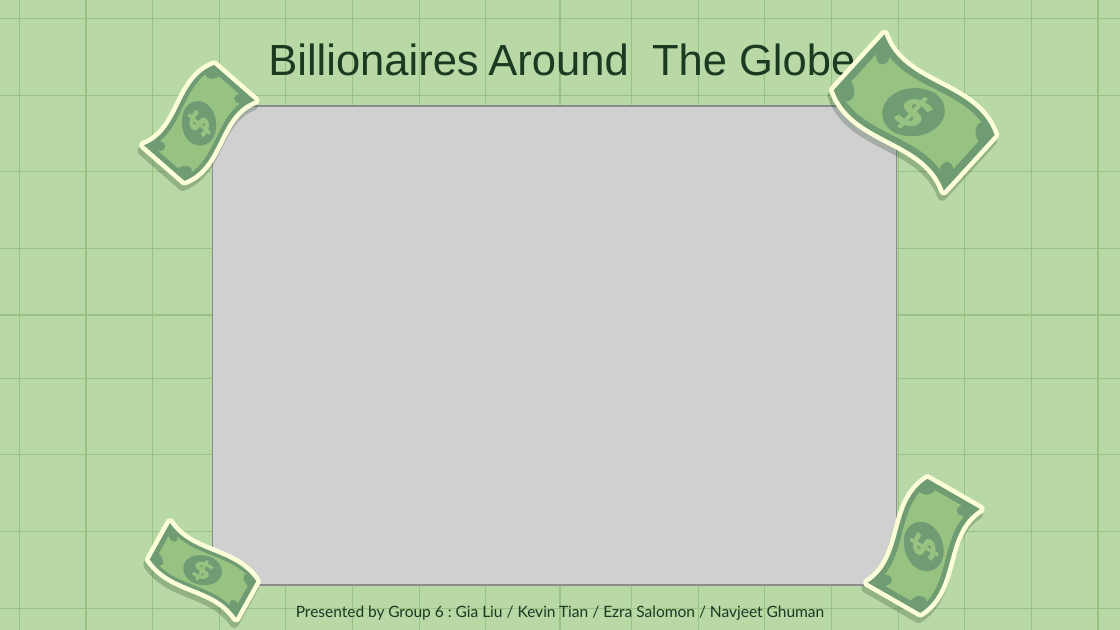
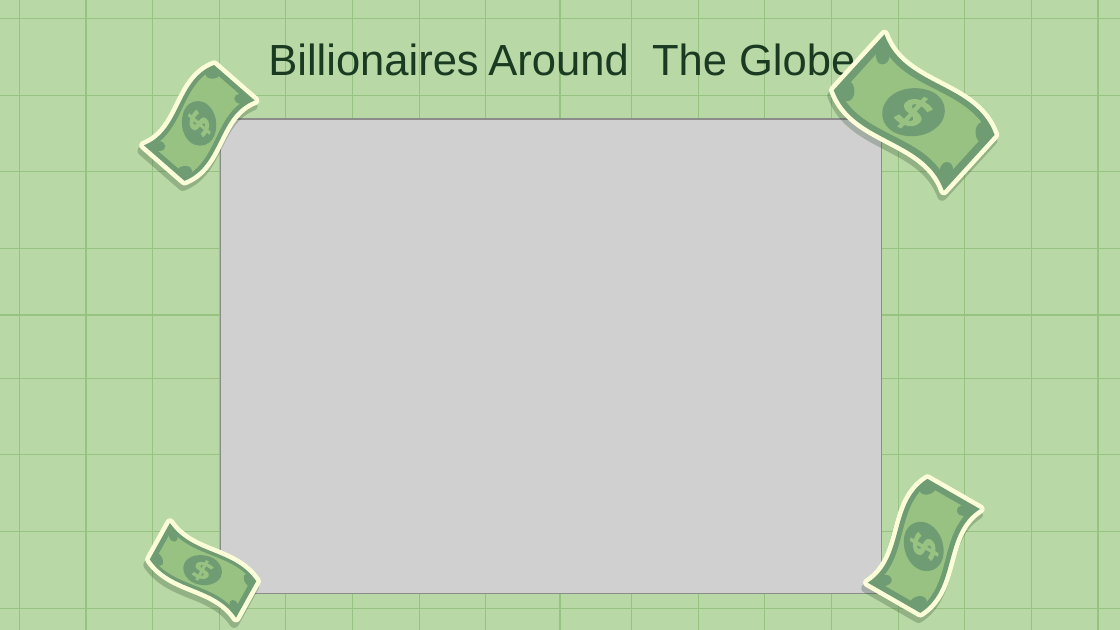
Before and after one commit to gialiubc/project_1, a slide deck: slide 5 of gia/who_are_the_billionaires.pptx. Drawn at 1120x630 pixels with LibreOffice and Linux fonts; fonts in the diff are those of the drawing; grey boxes stand for pictures. Boxes give left, top, right and bottom in pixels: in the first picture for what was removed or moved away, otherwise in the second. Text is boxed around its words. In the diff, an @@ line names an element or a change of style, - is before the commit and + after.

```diff
--- a/gia/who_are_the_billionaires.pptx
+++ b/gia/who_are_the_billionaires.pptx
@@ picture: place and size @@
-picture at (213,106,897,586)
+picture at (221,119,881,594)
@@ text removed at (296,605,825,620) @@
-Presented by Group 6 : Gia Liu / Kevin Tian / Ezra Salomon / Navjeet Ghuman
```
Also in this commit, not shown: 6 other slides changed, 2 slides removed.
